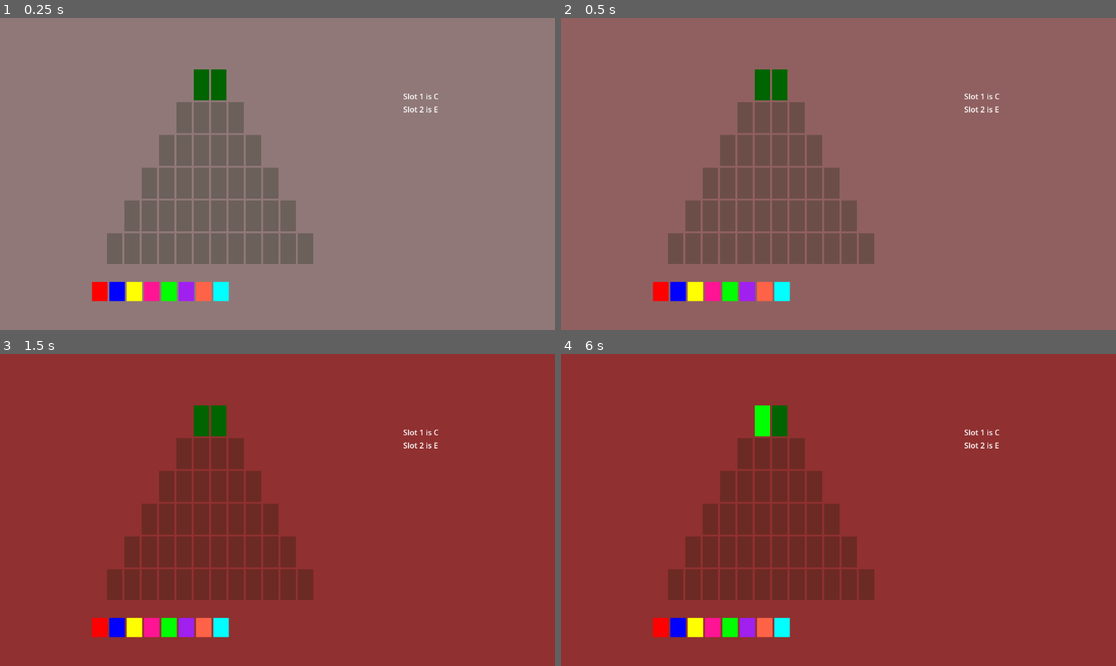
Above: before the commit, frames 1-4 (two rows, left to right).
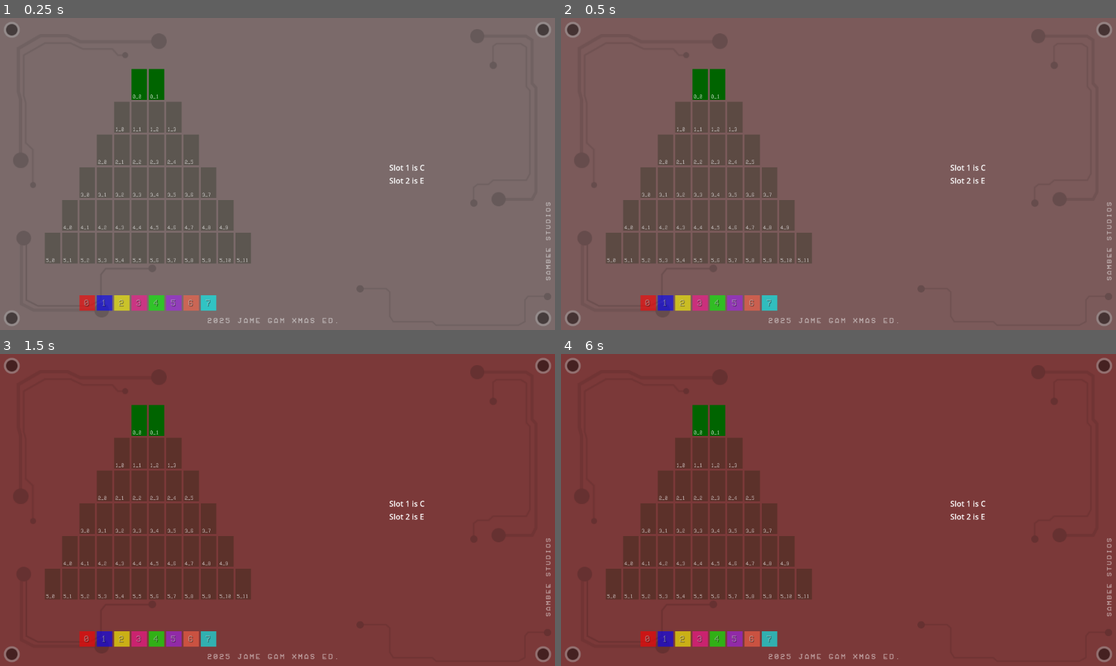
Above: after the commit, the same moments.

Repository: Samiser/christmas-tree-decorator
Game: Godot game, scene res://tree.tscn
Two runs of this game, one before a commit and one after it. Both use one fixed random seed, a clock stepped at 60 frames per second and the inputs below. The project has no main scene, so this scene is started directly.
Inputs (mouse positions are in pixels of both pictures, inside the frame that each line leads up to):
- Up to frame 1 (0.25 s): no input
- Up to frame 2 (0.5 s): no input
- Up to frame 3 (1.5 s): tap Enter at 0.5 s; move the mouse to (399, 494) at 0.52 s; click (399, 494) at 0.6 s; tap Space at 0.77, 1.25 s; move the mouse to (166, 525) at 1.27 s; right-click (166, 525) at 1.35 s
- Up to frame 4 (6 s): tap Space at 1.52, 2.75, 3.02, 3.77, 4.25, 4.52 s; tap Enter at 2, 3.5 s; move the mouse to (894, 441) at 2.02 s; click (894, 441) at 2.1 s; move the mouse to (810, 572) at 2.77 s; right-click (810, 572) at 2.85 s; move the mouse to (1005, 556) at 3.52 s; click (1005, 556) at 3.6 s; move the mouse to (672, 463) at 4.27 s; right-click (672, 463) at 4.35 s; move the mouse to (866, 510) at 5.02 s; click (866, 510) at 5.1 s; move the mouse to (755, 432) at 5.77 s; right-click (755, 432) at 5.85 s

The runs differ from the first frame. In frame 1, 13% of the frame differs, in the area x 1-100%, y 2-99%; in frame 2, 13%; in frame 3, 14%, in the area x 0-100%, y 1-99%; in frame 4, 14%.

Commit message:
added some xtreme GRAPHIX

Diff:
--- a/constraints_list.gd
+++ b/constraints_list.gd
@@ -17,6 +17,7 @@
 		var label = RichTextLabel.new()
 		label.bbcode_enabled = true
 		label.fit_content = true
+		label.horizontal_alignment = HORIZONTAL_ALIGNMENT_CENTER
 		label.text = constraint.description()
 		add_child(label)
 
--- a/constraints_list.tscn
+++ b/constraints_list.tscn
@@ -1,6 +1,7 @@
-[gd_scene load_steps=2 format=3 uid="uid://dwgq1acfvn16j"]
+[gd_scene load_steps=3 format=3 uid="uid://dwgq1acfvn16j"]
 
 [ext_resource type="Script" uid="uid://bmjxet2v8fen2" path="res://constraints_list.gd" id="1_efbjd"]
+[ext_resource type="FontFile" uid="uid://cmwhpb6lbgalg" path="res://fonts/vhs-vcr-osd.ttf" id="2_1vgcp"]
 
 [node name="ConstraintsList" type="VBoxContainer"]
 anchors_preset = 15
@@ -12,21 +13,45 @@
 
 [node name="RichTextLabel" type="RichTextLabel" parent="."]
 layout_mode = 2
+theme_override_fonts/normal_font = ExtResource("2_1vgcp")
+theme_override_fonts/bold_font = ExtResource("2_1vgcp")
+theme_override_fonts/bold_italics_font = ExtResource("2_1vgcp")
+theme_override_fonts/italics_font = ExtResource("2_1vgcp")
+theme_override_fonts/mono_font = ExtResource("2_1vgcp")
 bbcode_enabled = true
 text = "[color=#ffffff99][i][s]Slot 0 is C[/s][/i][/color]"
 fit_content = true
+horizontal_alignment = 1
 
 [node name="RichTextLabel2" type="RichTextLabel" parent="."]
 layout_mode = 2
+theme_override_fonts/normal_font = ExtResource("2_1vgcp")
+theme_override_fonts/bold_font = ExtResource("2_1vgcp")
+theme_override_fonts/bold_italics_font = ExtResource("2_1vgcp")
+theme_override_fonts/italics_font = ExtResource("2_1vgcp")
+theme_override_fonts/mono_font = ExtResource("2_1vgcp")
 text = "Slot 0 is C"
 fit_content = true
+horizontal_alignment = 1
 
 [node name="RichTextLabel3" type="RichTextLabel" parent="."]
 layout_mode = 2
+theme_override_fonts/normal_font = ExtResource("2_1vgcp")
+theme_override_fonts/bold_font = ExtResource("2_1vgcp")
+theme_override_fonts/bold_italics_font = ExtResource("2_1vgcp")
+theme_override_fonts/italics_font = ExtResource("2_1vgcp")
+theme_override_fonts/mono_font = ExtResource("2_1vgcp")
 text = "Slot 0 is C"
 fit_content = true
+horizontal_alignment = 1
 
 [node name="RichTextLabel4" type="RichTextLabel" parent="."]
 layout_mode = 2
+theme_override_fonts/normal_font = ExtResource("2_1vgcp")
+theme_override_fonts/bold_font = ExtResource("2_1vgcp")
+theme_override_fonts/bold_italics_font = ExtResource("2_1vgcp")
+theme_override_fonts/italics_font = ExtResource("2_1vgcp")
+theme_override_fonts/mono_font = ExtResource("2_1vgcp")
 text = "Slot 0 is C"
 fit_content = true
+horizontal_alignment = 1
--- a/light_button.gd
+++ b/light_button.gd
@@ -1,14 +1,24 @@
 extends ColorRect
 
+@export var note_label : RichTextLabel
 var main_tree : tree
 var index := 0
 var highlighted := false
 
+func _ready() -> void:
+	modulate.a = 0.6
+
 func _on_mouse_entered() -> void:
 	highlighted = true
+	modulate.a = 1
+	size.y = 40
+	position.y = -8
 
 func _on_mouse_exited() -> void:
 	highlighted = false
+	modulate.a = 0.6
+	size.y = 32
+	position.y = 0
 
 func _input(_event):
 	if !highlighted:
--- a/light_button.tscn
+++ b/light_button.tscn
@@ -1,12 +1,37 @@
-[gd_scene load_steps=2 format=3 uid="uid://daew471gtbf0p"]
+[gd_scene load_steps=3 format=3 uid="uid://daew471gtbf0p"]
 
 [ext_resource type="Script" uid="uid://xmqvxoijf5h4" path="res://light_button.gd" id="1_lbbfs"]
+[ext_resource type="FontFile" uid="uid://cmwhpb6lbgalg" path="res://fonts/vhs-vcr-osd.ttf" id="2_o04m4"]
 
-[node name="LightButton" type="ColorRect"]
+[node name="LightButton" type="ColorRect" node_paths=PackedStringArray("note_label")]
 custom_minimum_size = Vector2(32, 32)
 offset_right = 40.0
 offset_bottom = 40.0
 script = ExtResource("1_lbbfs")
+note_label = NodePath("RichTextLabel")
+
+[node name="RichTextLabel" type="RichTextLabel" parent="."]
+modulate = Color(1, 1, 1, 0.54509807)
+layout_mode = 1
+anchors_preset = 15
+anchor_right = 1.0
+anchor_bottom = 1.0
+offset_bottom = 15.0
+grow_horizontal = 2
+grow_vertical = 2
+mouse_filter = 2
+theme_override_colors/font_shadow_color = Color(0, 0, 0, 1)
+theme_override_fonts/normal_font = ExtResource("2_o04m4")
+theme_override_fonts/bold_font = ExtResource("2_o04m4")
+theme_override_fonts/bold_italics_font = ExtResource("2_o04m4")
+theme_override_fonts/italics_font = ExtResource("2_o04m4")
+theme_override_fonts/mono_font = ExtResource("2_o04m4")
+theme_override_font_sizes/normal_font_size = 14
+bbcode_enabled = true
+text = "0"
+fit_content = true
+horizontal_alignment = 1
+vertical_alignment = 1
 
 [connection signal="mouse_entered" from="." to="." method="_on_mouse_entered"]
 [connection signal="mouse_exited" from="." to="." method="_on_mouse_exited"]
--- a/tree.gd
+++ b/tree.gd
@@ -1,4 +1,4 @@
-extends Control
+extends CanvasLayer
 class_name tree
 
 var colour_pitches := [Color.RED, Color.BLUE, Color.YELLOW, Color.DEEP_PINK, Color.GREEN, Color.PURPLE, Color.TOMATO, Color.CYAN]
@@ -6,10 +6,10 @@
 var selected_light := 0
 var current_level := -1
 
-@onready var tree_vbox_container: VBoxContainer = $TreeContainer
-@onready var colour_container: HBoxContainer = $ColourContainer
-@onready var constraints_list: ConstraintsList = $ConstraintsList
-@onready var selected_colour: ColorRect = $SelectedColour
+@export var tree_vbox_container: VBoxContainer
+@export var colour_container: HBoxContainer
+@export var constraints_list: ConstraintsList
+@export var selected_colour: ColorRect
 
 @export var tree_height = 7;
 @export var tree_tile : PackedScene
@@ -34,15 +34,18 @@
 		var new_row := tree_row.instantiate()
 		tree_vbox_container.add_child(new_row)
 
+		var tile_index := 0
 		for width_index in row * 2:
 			var tile: TreeTile = tree_tile.instantiate()
 			new_row.add_child(tile)
 			tile.main_tree = self
 			tile.level_index = level_index
 			tile.decoration.main_tree = self
+			tile.num_label.text = str(level_index) + "_" + str(tile_index)
 			tile.tile_changed.connect(_on_tile_changed)
 			level_change.connect(tile.level_change)
 			$SequencePlayer.note_played.connect(tile.decoration.light_decoration)
+			tile_index += 1
 
 		level_index += 1
 
@@ -110,6 +113,7 @@
 		light.color = colour
 		light.index = index
 		light.main_tree = self
+		light.note_label.text = str(index)
 		index += 1
 
 func select_colour(index : int) -> void:
--- a/tree.tscn
+++ b/tree.tscn
@@ -1,58 +1,253 @@
-[gd_scene load_steps=7 format=3 uid="uid://ctakbenas6ebq"]
+[gd_scene load_steps=14 format=3 uid="uid://ctakbenas6ebq"]
 
 [ext_resource type="Script" uid="uid://3ttpi45ik3f6" path="res://tree.gd" id="1_brfkd"]
 [ext_resource type="PackedScene" uid="uid://ikpcmbteetwm" path="res://tree_tile.tscn" id="2_gvmkm"]
 [ext_resource type="PackedScene" uid="uid://tf7iltka61jk" path="res://tree_row.tscn" id="3_d2g23"]
 [ext_resource type="PackedScene" uid="uid://daew471gtbf0p" path="res://light_button.tscn" id="4_44ud8"]
 [ext_resource type="PackedScene" uid="uid://ckjou60itce2u" path="res://sequence_player.tscn" id="4_d2g23"]
+[ext_resource type="Texture2D" uid="uid://ywxf450mfkfo" path="res://sprites/circ_0.png" id="5_oph6y"]
+[ext_resource type="Texture2D" uid="uid://dyh40hh642jnp" path="res://sprites/circ_3.png" id="6_hy4hq"]
 [ext_resource type="PackedScene" uid="uid://dwgq1acfvn16j" path="res://constraints_list.tscn" id="6_ind6k"]
-
-[node name="Tree" type="Control"]
-layout_mode = 3
-anchors_preset = 0
-offset_right = 587.0
-offset_bottom = 370.0
+[ext_resource type="Texture2D" uid="uid://b431nvnqcjxlc" path="res://sprites/circ_2.png" id="7_s00bo"]
+[ext_resource type="Texture2D" uid="uid://b6spyeql7p8vg" path="res://sprites/circ_1.png" id="8_mkgly"]
+[ext_resource type="Texture2D" uid="uid://b854gxnw7ywgj" path="res://sprites/SAMBEE STUDIOS.png" id="9_s00bo"]
+[ext_resource type="Texture2D" uid="uid://ber8c88jbnh6b" path="res://sprites/2025 JAME GAM XMAS ED..png" id="10_mkgly"]
+[ext_resource type="Texture2D" uid="uid://by6my4e7fwnr1" path="res://sprites/hole.png" id="11_mkgly"]
+
+[node name="Tree" type="CanvasLayer" node_paths=PackedStringArray("tree_vbox_container", "colour_container", "constraints_list", "selected_colour")]
 script = ExtResource("1_brfkd")
+tree_vbox_container = NodePath("MainMargin/HBoxContainer/VBoxContainer/TreeContainer")
+colour_container = NodePath("MainMargin/HBoxContainer/VBoxContainer/ColourContainer")
+constraints_list = NodePath("MainMargin/HBoxContainer/ConstraintsList")
+selected_colour = NodePath("SelectedColour")
 tree_tile = ExtResource("2_gvmkm")
 tree_row = ExtResource("3_d2g23")
 light_button = ExtResource("4_44ud8")
 
 [node name="SelectedColour" type="ColorRect" parent="."]
-modulate = Color(1, 1, 1, 0.3764706)
-layout_mode = 1
+modulate = Color(1, 1, 1, 0.25882354)
 anchors_preset = 15
 anchor_right = 1.0
 anchor_bottom = 1.0
-offset_left = -505.0
-offset_top = -269.0
-offset_right = 505.0
-offset_bottom = 269.0
 grow_horizontal = 2
 grow_vertical = 2
 mouse_filter = 2
 
-[node name="TreeContainer" type="VBoxContainer" parent="."]
-layout_mode = 0
-offset_right = 40.0
-offset_bottom = 40.0
-alignment = 1
-
-[node name="ColourContainer" type="HBoxContainer" parent="."]
-layout_mode = 0
-offset_left = -31.0
-offset_top = 445.0
-offset_right = 9.0
-offset_bottom = 485.0
-alignment = 1
+[node name="MarginContainer" type="MarginContainer" parent="."]
+anchors_preset = 15
+anchor_right = 1.0
+anchor_bottom = 1.0
+grow_horizontal = 2
+grow_vertical = 2
+theme_override_constants/margin_left = 8
+theme_override_constants/margin_top = 8
+theme_override_constants/margin_right = 8
+theme_override_constants/margin_bottom = 8
+
+[node name="Deco" type="Control" parent="MarginContainer"]
+layout_mode = 2
+
+[node name="circ_3" type="TextureRect" parent="MarginContainer/Deco"]
+modulate = Color(1, 1, 1, 0.2)
+layout_mode = 1
+anchors_preset = 1
+anchor_left = 1.0
+anchor_right = 1.0
+offset_left = -168.0
+offset_top = 15.0
+offset_bottom = 384.0
+grow_horizontal = 0
+size_flags_horizontal = 0
+size_flags_vertical = 0
+mouse_filter = 2
+texture = ExtResource("6_hy4hq")
+stretch_mode = 4
+
+[node name="circ_2" type="TextureRect" parent="MarginContainer/Deco"]
+modulate = Color(1, 1, 1, 0.2)
+layout_mode = 1
+anchors_preset = 3
+anchor_left = 1.0
+anchor_top = 1.0
+anchor_right = 1.0
+anchor_bottom = 1.0
+offset_left = -404.0
+offset_top = -85.0
+grow_horizontal = 0
+grow_vertical = 0
+size_flags_horizontal = 0
+size_flags_vertical = 0
+mouse_filter = 2
+texture = ExtResource("7_s00bo")
+stretch_mode = 4
+
+[node name="circ_1" type="TextureRect" parent="MarginContainer/Deco"]
+modulate = Color(1, 1, 1, 0.2)
+layout_mode = 1
+anchors_preset = 2
+anchor_top = 1.0
+anchor_bottom = 1.0
+offset_left = 26.0
+offset_top = -198.0
+offset_right = 316.0
+grow_vertical = 0
+size_flags_horizontal = 0
+size_flags_vertical = 0
+mouse_filter = 2
+texture = ExtResource("8_mkgly")
+stretch_mode = 4
+
+[node name="circ_0" type="TextureRect" parent="MarginContainer/Deco"]
+modulate = Color(1, 1, 1, 0.2)
+layout_mode = 1
+offset_left = 19.0
+offset_top = 24.0
+offset_right = 359.0
+offset_bottom = 345.0
+size_flags_horizontal = 0
+size_flags_vertical = 0
+mouse_filter = 2
+texture = ExtResource("5_oph6y")
+stretch_mode = 4
+
+[node name="label_0" type="TextureRect" parent="MarginContainer/Deco"]
+modulate = Color(1, 1, 1, 0.56078434)
+layout_mode = 1
+anchors_preset = 6
+anchor_left = 1.0
+anchor_top = 0.5
+anchor_right = 1.0
+anchor_bottom = 0.5
+offset_left = -11.0
+offset_top = 59.0
+offset_bottom = 221.0
+grow_horizontal = 0
+grow_vertical = 2
+size_flags_horizontal = 0
+size_flags_vertical = 0
+mouse_filter = 2
+texture = ExtResource("9_s00bo")
+expand_mode = 4
+stretch_mode = 4
+
+[node name="label_1" type="TextureRect" parent="MarginContainer/Deco"]
+modulate = Color(1, 1, 1, 0.56078434)
+layout_mode = 1
+anchors_preset = 7
+anchor_left = 0.5
+anchor_top = 1.0
+anchor_right = 0.5
+anchor_bottom = 1.0
+offset_left = -145.25
+offset_top = -17.0
+offset_right = 124.25
+grow_horizontal = 2
+grow_vertical = 0
+size_flags_horizontal = 0
+size_flags_vertical = 0
+mouse_filter = 2
+texture = ExtResource("10_mkgly")
+expand_mode = 2
+stretch_mode = 4
+
+[node name="hole_0" type="TextureRect" parent="MarginContainer/Deco"]
+modulate = Color(1, 1, 1, 0.4627451)
+layout_mode = 1
+offset_right = 33.0
+offset_bottom = 33.0
+size_flags_horizontal = 0
+size_flags_vertical = 0
+mouse_filter = 2
+texture = ExtResource("11_mkgly")
+expand_mode = 2
+stretch_mode = 4
+
+[node name="hole_1" type="TextureRect" parent="MarginContainer/Deco"]
+modulate = Color(1, 1, 1, 0.4627451)
+layout_mode = 1
+anchors_preset = 2
+anchor_top = 1.0
+anchor_bottom = 1.0
+offset_top = -33.0
+offset_right = 33.0
+grow_vertical = 0
+size_flags_horizontal = 0
+size_flags_vertical = 0
+mouse_filter = 2
+texture = ExtResource("11_mkgly")
+expand_mode = 2
+stretch_mode = 4
+
+[node name="hole_2" type="TextureRect" parent="MarginContainer/Deco"]
+modulate = Color(1, 1, 1, 0.4627451)
+layout_mode = 1
+anchors_preset = 3
+anchor_left = 1.0
+anchor_top = 1.0
+anchor_right = 1.0
+anchor_bottom = 1.0
+offset_left = -33.0
+offset_top = -33.0
+grow_horizontal = 0
+grow_vertical = 0
+size_flags_horizontal = 0
+size_flags_vertical = 0
+mouse_filter = 2
+texture = ExtResource("11_mkgly")
+expand_mode = 2
+stretch_mode = 4
+
+[node name="hole_3" type="TextureRect" parent="MarginContainer/Deco"]
+modulate = Color(1, 1, 1, 0.4627451)
+layout_mode = 1
+anchors_preset = 1
+anchor_left = 1.0
+anchor_right = 1.0
+offset_left = -33.0
+offset_bottom = 33.0
+grow_horizontal = 0
+size_flags_horizontal = 0
+size_flags_vertical = 0
+mouse_filter = 2
+texture = ExtResource("11_mkgly")
+expand_mode = 2
+stretch_mode = 4
 
 [node name="Camera2D" type="Camera2D" parent="."]
 position = Vector2(354, 221)
 
 [node name="SequencePlayer" parent="." instance=ExtResource("4_d2g23")]
 
-[node name="ConstraintsList" parent="." instance=ExtResource("6_ind6k")]
-layout_mode = 1
-offset_left = 615.0
-offset_top = 48.0
-offset_right = 615.0
-offset_bottom = 702.0
+[node name="MainMargin" type="MarginContainer" parent="."]
+offset_left = 8.0
+offset_top = 8.0
+offset_right = 1144.0
+offset_bottom = 640.0
+theme_override_constants/margin_left = 32
+theme_override_constants/margin_top = 32
+theme_override_constants/margin_right = 32
+theme_override_constants/margin_bottom = 32
+
+[node name="HBoxContainer" type="HBoxContainer" parent="MainMargin"]
+layout_mode = 2
+alignment = 1
+
+[node name="VBoxContainer" type="VBoxContainer" parent="MainMargin/HBoxContainer"]
+layout_mode = 2
+size_flags_horizontal = 3
+
+[node name="TreeContainer" type="VBoxContainer" parent="MainMargin/HBoxContainer/VBoxContainer"]
+layout_mode = 2
+size_flags_horizontal = 3
+size_flags_vertical = 3
+alignment = 1
+
+[node name="ColourContainer" type="HBoxContainer" parent="MainMargin/HBoxContainer/VBoxContainer"]
+layout_mode = 2
+size_flags_stretch_ratio = 0.5
+alignment = 1
+
+[node name="ConstraintsList" parent="MainMargin/HBoxContainer" instance=ExtResource("6_ind6k")]
+layout_mode = 2
+size_flags_horizontal = 3
+alignment = 1
--- a/tree_decoration.gd
+++ b/tree_decoration.gd
@@ -7,7 +7,7 @@
 @onready var bell_player: AudioStreamPlayer = $BellPlayer
 
 func _ready() -> void:
-	modulate.a = 0.5
+	modulate.a = 0.7
 
 func play_note(note: Note):
 	bell_player.pitch_scale = note.get_scale()
@@ -35,5 +35,5 @@
 	await tween.finished
 	tween = get_tree().create_tween()
 
-	tween.tween_property(self, "modulate:a", 0.5, 0.2)
+	tween.tween_property(self, "modulate:a", 0.7, 0.2)
 	tween.parallel().tween_property(self, "position:y", position.y + 24, 0.2)
--- a/tree_tile.gd
+++ b/tree_tile.gd
@@ -1,7 +1,9 @@
 class_name TreeTile
 extends ColorRect
 
-@onready var decoration: ColorRect = $decoration
+@export var decoration: ColorRect
+@export var num_label: RichTextLabel
+
 var level_index := 0
 var highlighted := false
 var main_tree : tree
@@ -15,7 +17,7 @@
 	if main_tree.current_level != level_index:
 		return
 
-	color = Color.GREEN
+	color = Color.SEA_GREEN
 	highlighted = true
 
 func _on_mouse_exited() -> void:
--- a/tree_tile.tscn
+++ b/tree_tile.tscn
@@ -1,17 +1,42 @@
-[gd_scene load_steps=3 format=3 uid="uid://ikpcmbteetwm"]
+[gd_scene load_steps=4 format=3 uid="uid://ikpcmbteetwm"]
 
 [ext_resource type="Script" uid="uid://5k34j8kxvb43" path="res://tree_tile.gd" id="1_p0j6h"]
 [ext_resource type="PackedScene" uid="uid://bsmjpp33o0i0h" path="res://tree_decoration.tscn" id="2_41qsi"]
+[ext_resource type="FontFile" uid="uid://cmwhpb6lbgalg" path="res://fonts/vhs-vcr-osd.ttf" id="3_u02pe"]
 
-[node name="TreeTile" type="ColorRect"]
+[node name="TreeTile" type="ColorRect" node_paths=PackedStringArray("decoration", "num_label")]
 custom_minimum_size = Vector2(32, 64)
 offset_right = 40.0
-offset_bottom = 40.0
+offset_bottom = 64.0
 script = ExtResource("1_p0j6h")
+decoration = NodePath("decoration")
+num_label = NodePath("RichTextLabel")
 
 [node name="decoration" parent="." instance=ExtResource("2_41qsi")]
 visible = false
 layout_mode = 1
 
+[node name="RichTextLabel" type="RichTextLabel" parent="."]
+modulate = Color(1, 1, 1, 0.54509807)
+layout_mode = 1
+anchors_preset = 15
+anchor_right = 1.0
+anchor_bottom = 1.0
+offset_left = 3.0
+offset_bottom = 9.0
+grow_horizontal = 2
+grow_vertical = 2
+mouse_filter = 2
+theme_override_fonts/normal_font = ExtResource("3_u02pe")
+theme_override_fonts/bold_font = ExtResource("3_u02pe")
+theme_override_fonts/bold_italics_font = ExtResource("3_u02pe")
+theme_override_fonts/italics_font = ExtResource("3_u02pe")
+theme_override_fonts/mono_font = ExtResource("3_u02pe")
+theme_override_font_sizes/normal_font_size = 8
+bbcode_enabled = true
+text = "0"
+fit_content = true
+vertical_alignment = 2
+
 [connection signal="mouse_entered" from="." to="." method="_on_mouse_entered"]
 [connection signal="mouse_exited" from="." to="." method="_on_mouse_exited"]
Binary file added: fonts/vhs-vcr-osd.ttf
Not shown, added: fonts/vhs-vcr-osd.ttf.import
Binary file added: sprites/2025 JAME GAM XMAS ED..png
Not shown, added: sprites/2025 JAME GAM XMAS ED..png.import
Binary file added: sprites/SAMBEE STUDIOS.png
Not shown, added: sprites/SAMBEE STUDIOS.png.import
Binary file added: sprites/circ_0.png
Not shown, added: sprites/circ_0.png.import
Binary file added: sprites/circ_1.png
Not shown, added: sprites/circ_1.png.import
Binary file added: sprites/circ_2.png
Not shown, added: sprites/circ_2.png.import
(and 6 more such lines)
